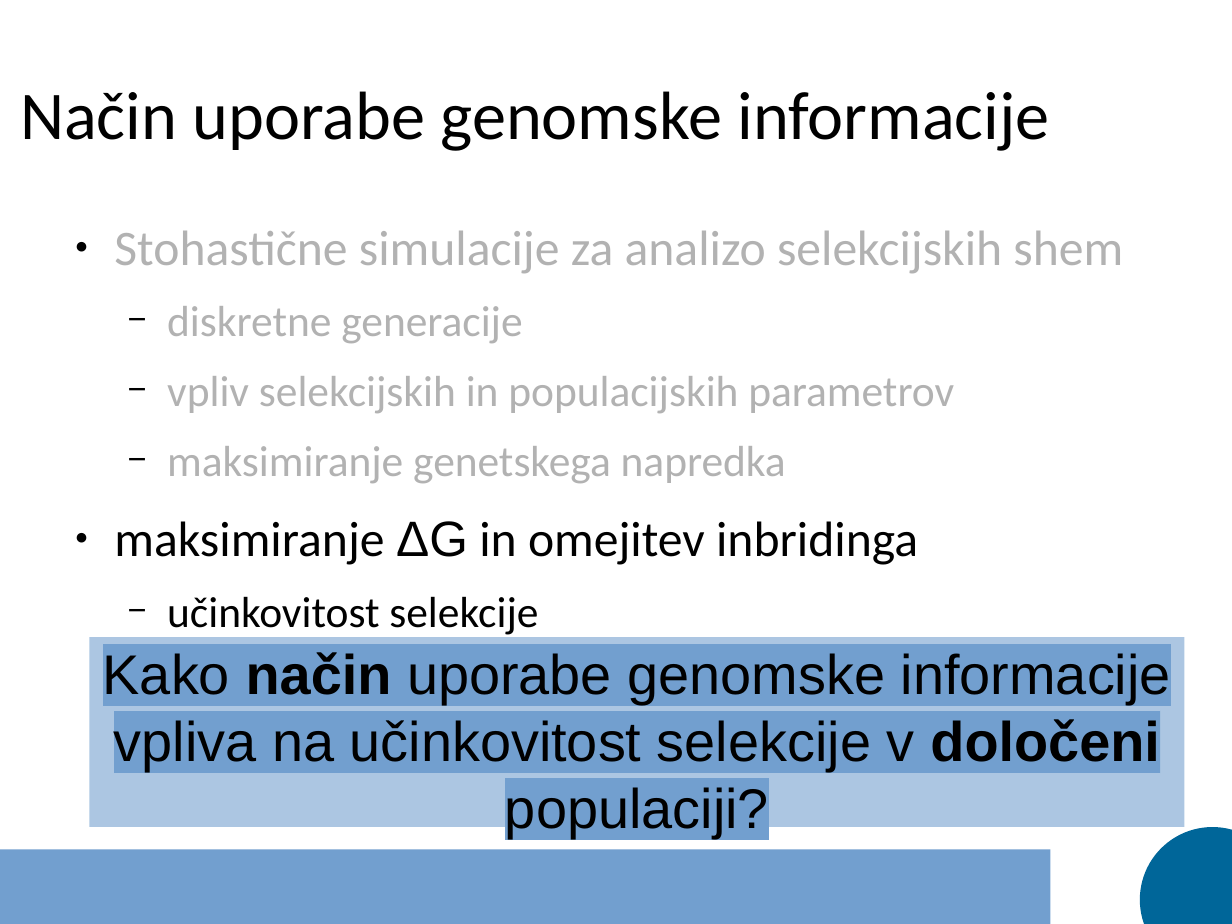
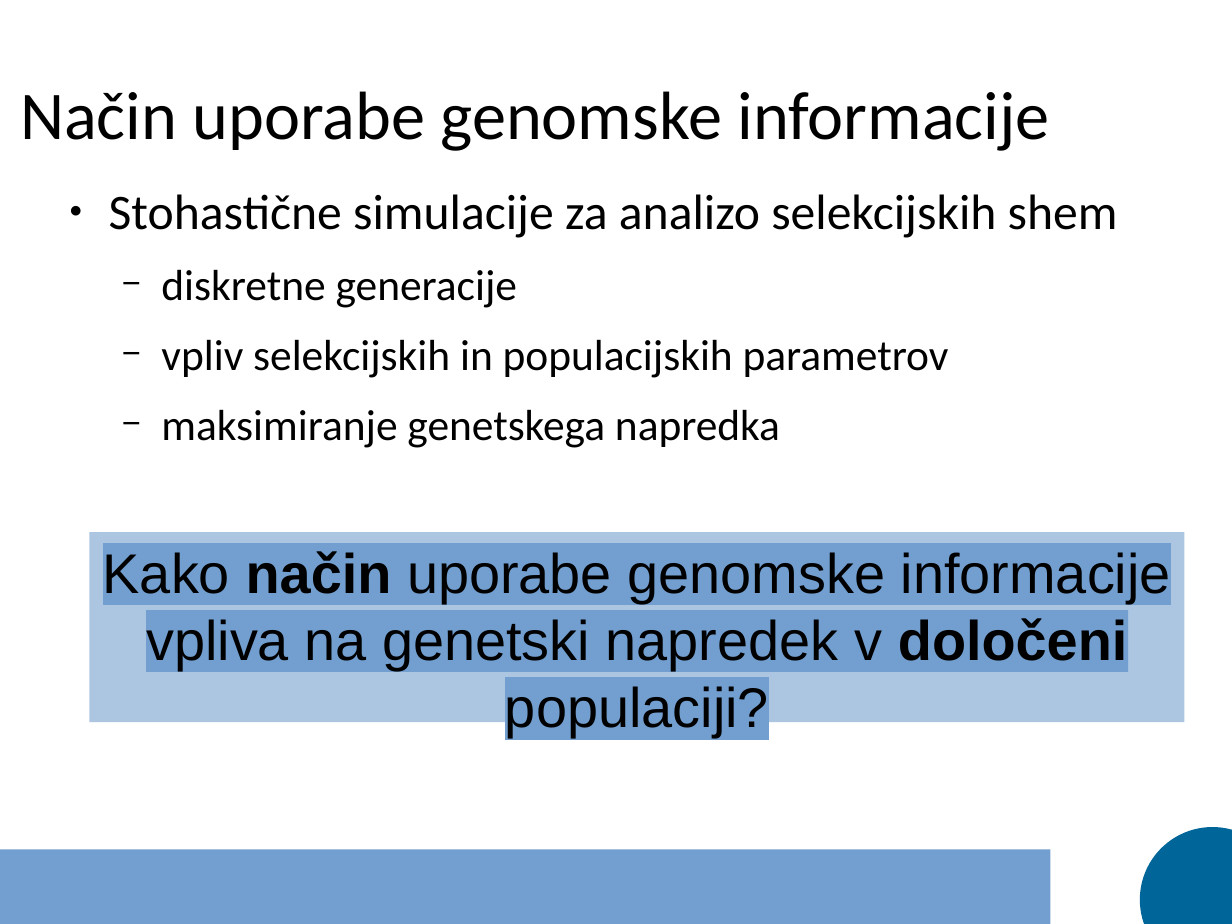
Before and after one commit to janaobsteter/Genotype_CODES, a slide deck: slide 8 of Predstavitev_dispozicija.odp (slide 10 before the commit). Drawn at 1232x924 pixels with LibreOffice and Linux fonts; fonts in the diff are those of the drawing. Boxes give left, top, right and bottom in pixels: in the first picture for what was removed or moved away, otherwise in the second. Text is boxed around its words. In the diff, an @@ line names an element or a change of style, - is before the commit and + after.

```diff
--- a/Predstavitev_dispozicija.odp
+++ b/Predstavitev_dispozicija.odp
@@ text "Stohastične simulacije za analizo selekcijskih ...": place and size @@
-text "Stohastične simulacije za analizo selekcijskih ..." at [114, 231, 1123, 639]
+text "Stohastične simulacije za analizo selekcijskih ..." at [109, 194, 1118, 448]
@@ text "Stohastične simulacije za analizo selekcijskih ..." at [109, 194, 1118, 448]: text colour #B2B2B2 to #000000 @@
@@ rectangle: place and size @@
-rectangle at [89, 637, 1185, 827]
+rectangle at [89, 532, 1185, 722]
@@ text at [114, 521, 918, 639]: paragraphs removed @@
-● maksimiranje ΔG in omejitev inbridinga
-  − učinkovitost selekcije
@@ text at [103, 551, 1171, 737]: text changed @@
-Kako način uporabe genomske informacije vpliva na učinkovitost selekcije v določeni populaciji?
+Kako način uporabe genomske informacije vpliva na genetski napredek v določeni populaciji?
```
Also in this commit, not shown: 3 other slides changed, 4 other files.
